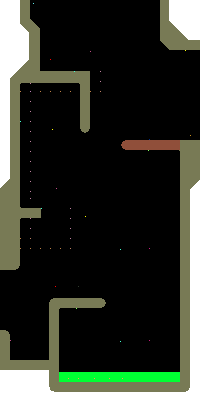
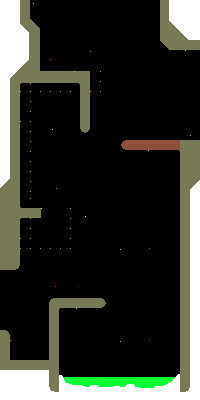
Before/after of a (200, 400) layered artwork. What changed in the layer stack:
painted on "electric_tunnel_room.png copy #1" over [59, 372, 180, 392]
